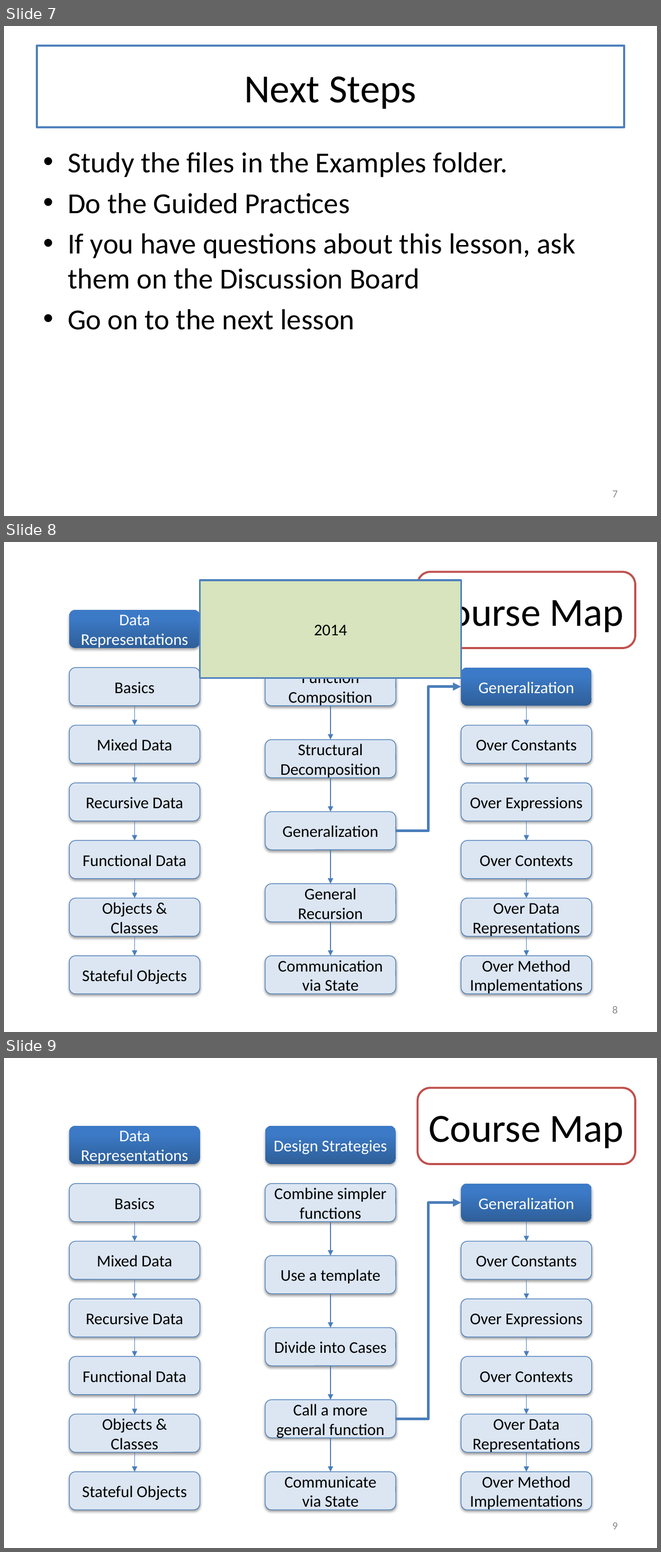
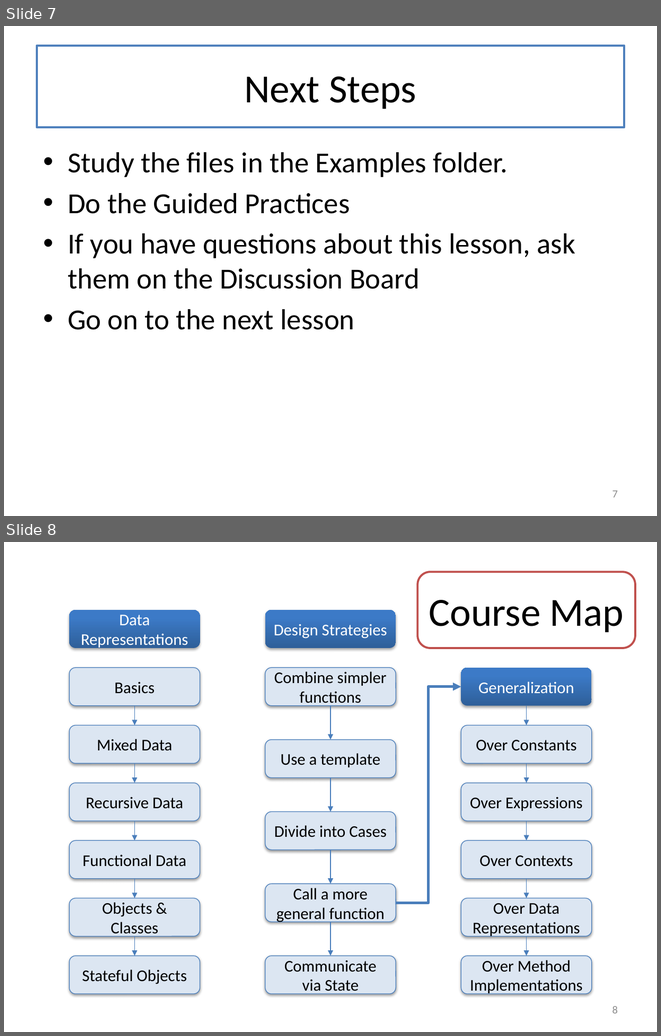
Before and after one commit to mwand/cs5010f16, a slide deck: Slides/Common Slides for CS 5010.pptx. Shown one above the other, each under a label of ours: slides 7, 8 and 9 before the commit, slides 7 and 8 after it. The pictures are 661x1552 and 661x1036 pixels, drawn with LibreOffice and Linux fonts; fonts in the diff are those of the drawing. Boxes give left, top, right and bottom in pixels: in the first picture for what was removed or moved away, otherwise in the second. Text is boxed around its words. In the diff, an @@ line names an element or a change of style, - is before the commit and + after.

```diff
--- a/Slides/Common Slides for CS 5010.pptx
+++ b/Slides/Common Slides for CS 5010.pptx
@@ slide 8 removed at [4,542,657,1032], background #FFFFFF @@
@@ rounded rectangle removed at [417,572,635,649] @@
-Course Map
@@ rectangle removed at [200,580,461,678] @@
-2014
@@ rounded rectangle removed at [461,668,592,705] @@
-Generalization
@@ elbow arrow removed from (396, 831) to (461, 686) @@
@@ arrow removed from (527, 706) to (527, 725) @@
@@ rounded rectangle removed at [461,725,592,762] @@
-Over Constants
@@ group removed at [69,610,200,993]: 7 rounded rectangles, 2 arrows @@
-Mixed Data
-Data Representations
-Basics
-Recursive Data
-Functional Data
-Objects & Classes
-Stateful Objects
@@ arrow removed from (527, 764) to (527, 783) @@
@@ rounded rectangle removed at [461,783,592,821] @@
-Over Expressions
@@ arrow removed from (134, 821) to (134, 840) @@
@@ arrow removed from (527, 821) to (527, 840) @@
@@ rounded rectangle removed at [461,840,592,878] @@
-Over Contexts
@@ arrow removed from (134, 878) to (134, 898) @@
@@ arrow removed from (527, 878) to (527, 898) @@
@@ rounded rectangle removed at [461,898,592,936] @@
-Over Data Representations
@@ group removed at [265,610,396,993]: 6 rounded rectangles, 4 arrows @@
-Design Strategies
-Function Composition
-Structural Decomposition
-Generalization
-General Recursion
-Communication via State
@@ arrow removed from (134, 936) to (134, 955) @@
@@ arrow removed from (527, 936) to (527, 955) @@
@@ rounded rectangle removed at [461,955,592,993] @@
-Over Method Implementations
@@ page number removed at [612,1006,618,1013] @@
-8
@@ what was slide 9 is now slide 8 @@
@@ page number at [612,1006,618,1013]: text changed @@
-9
+8
```
Also in this commit, not shown: 2 slides changed, 1 other slide removed, 1 other file.
